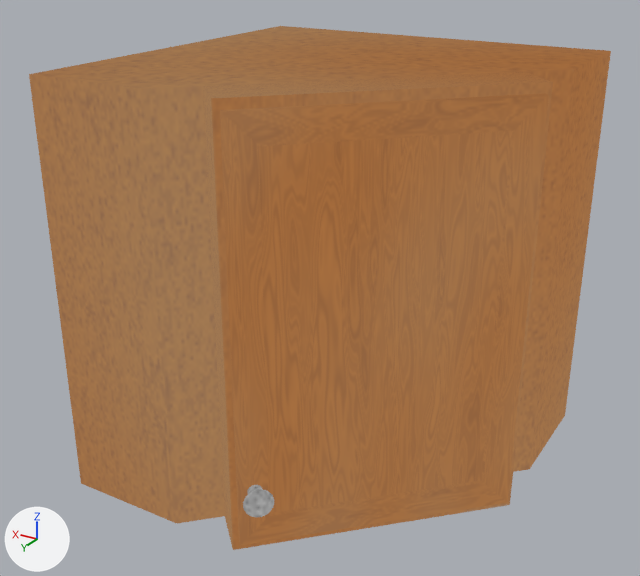
Two versions of the glTF model assets/TopCabinet_corner-single-left.glb, one commit apart.
The view is the same before and after, from a camera (50 mm lens) standing at (-2.87, 5.29, 3.94) and looking at (0.16, 0.24, 1.41). Lighting does not change. The marker at lower left points along +X, +Y and +Z. Where no turn or scale is listed for an object, it has been applied to the vertices.

Before the edit, the objects in view are built like this:
```python
mat_material_031 = bpy.data.materials.new('Material.031')
mat_material_031.use_nodes = True; mat_material_031.node_tree.nodes.clear()
_N = mat_material_031.node_tree.nodes; _L = mat_material_031.node_tree.links
n0 = _N.new('ShaderNodeEmission'); n0.name = 'Emission'
n1 = _N.new('ShaderNodeLightPath'); n1.name = 'Light Path'
n2 = _N.new('ShaderNodeBsdfTransparent'); n2.name = 'Transparent BSDF'
n3 = _N.new('ShaderNodeMixShader'); n3.name = 'Mix Shader'
n4 = _N.new('ShaderNodeOutputMaterial'); n4.name = 'Material Output'
n5 = _N.new('ShaderNodeTexImage'); n5.name = 'Image Texture'
n5.image = img_topcabinet_corner_single_left_color
_L.new(n1.outputs[0], n3.inputs[0])  # 'Is Camera Ray' to 'Factor'
_L.new(n2.outputs[0], n3.inputs[1])  # 'BSDF' to 'Shader'
_L.new(n0.outputs[0], n3.inputs[2])  # 'Emission' to 'Shader'
_L.new(n3.outputs[0], n4.inputs[0])  # 'Shader' to 'Surface'
_L.new(n5.outputs[0], n0.inputs[0])  # 'Color' to 'Color'
me_cube_068 = bpy.data.meshes.new('Cube.068')
me_cube_068.from_pydata(...)  # 580 vertices, 1076 faces; spans x -1.42..1.4, y -1.4..1.52, z 0.0..3.0
me_cube_068.materials.append(mat_material_031)
ob_mesh = bpy.data.objects.new('mesh', me_cube_068)
ob_mesh.location = (0.08, 0.09, 0.0)
```
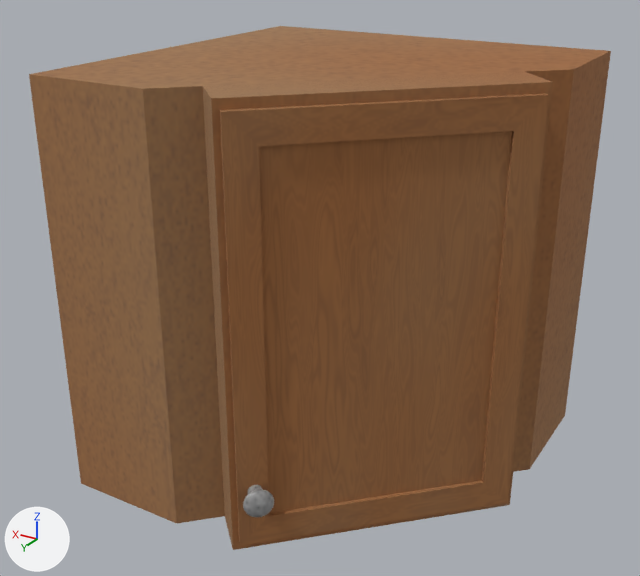
The newer file is also turned or shifted as a whole; pictures and numbers use the older file's frame.

Where the change shows, as pixel boxes [x1, y1, x2, y2] in the pictures (640 x 576 px):
'mesh', surface changed
    both: [29, 26, 611, 550]

What changed in the scene script:
```text
Add img_topcabinet_corner_single_left_base_color:
    img_topcabinet_corner_single_left_base_color = load_image('TopCabinet_corner-single-left_base_color', '_unpacked/TopCabinet_corner-single-left_base_color', 512, 512, 'Non-Color')
Change mat_material_031:
    remove # nodes: BsdfTransparent, Emission, LightPath, MixShader, OutputMaterial, TexImage
    nodes: BsdfPrincipled, Math, OutputMaterial, SeparateColor, TexImage x2
    uses the picture img_topcabinet_corner_single_left_base_color
```
